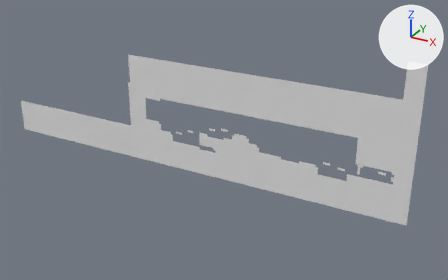
Before and after pictures for a commit that changed the OBJ model Assets/Tiled2Unity/Meshes/TutorialMap.obj.
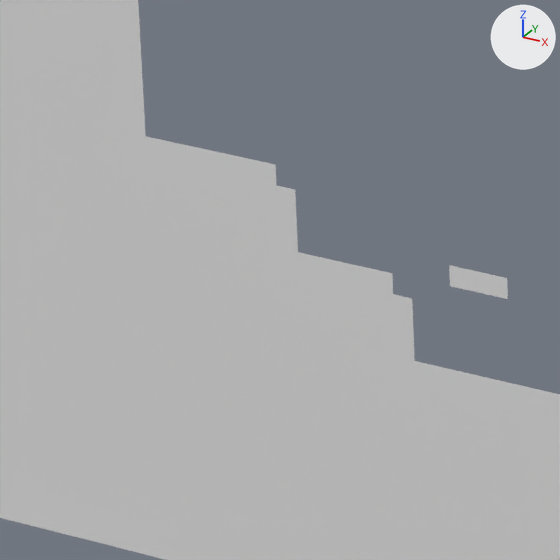
Each version is shown whole from a camera (50 mm lens) standing at (2406.0, -13653.0, 3945.0) and looking at (-5202.0, 179.0, -2971.0), then close up on the part from 29% to 42% of the width and 38% to 57% of the height. The lights are fixed; the arrows at upper right show +X, +Y and +Z. Where no turn or scale is listed for an object, it has been applied to the vertices.

The scene before the commit, as lines of its bpy script (objects in view):
```python
me_tutorialmap = bpy.data.meshes.new('TutorialMap')
me_tutorialmap.from_pydata(...)  # 6602 vertices, 6146 faces; spans x -12736.0..0.0, y 0.0, z -4096.0..0.0
ob_tutorialmap = bpy.data.objects.new('TutorialMap', me_tutorialmap)
ob_tutorialmap.location = (0.0, 0.0, 0.0)
```
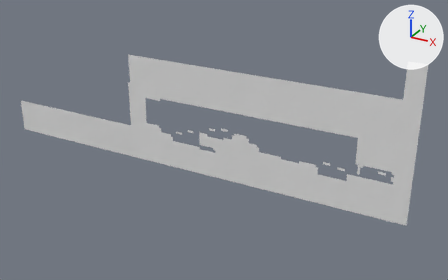
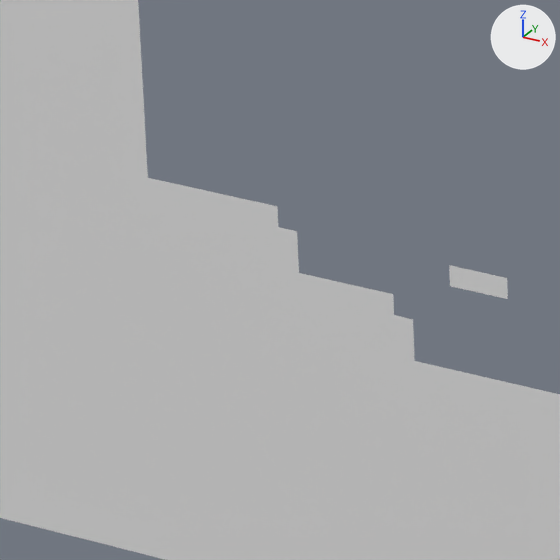
Boxes [x1, y1, x2, y2] around the edits, measured in the close-ups (560 x 560 px):
part 1 of me_tutorialmap, deleted: before [146, 136, 413, 319]

Patch to the scene script:
```diff
--- a/Assets/Tiled2Unity/Meshes/TutorialMap.obj.py
+++ b/Assets/Tiled2Unity/Meshes/TutorialMap.obj.py
@@ me_tutorialmap @@
 # used by ob_tutorialmap; location = (0.0, 0.0, 0.0)
-me_tutorialmap.from_pydata(...)  # 6602 vertices, 6146 faces; spans x -12736.0..0.0, y 0.0, z -4096.0..0.0
+me_tutorialmap.from_pydata(...)  # 6580 vertices, 6124 faces; spans x -12736.0..0.0, y 0.0, z -4096.0..0.0
+# me_tutorialmap part 1
+# 22 vertices are removed from x -7616.0..-6784.0, y 0.0, z -3072.0..-2752.0
+# 22 faces are deleted
```
